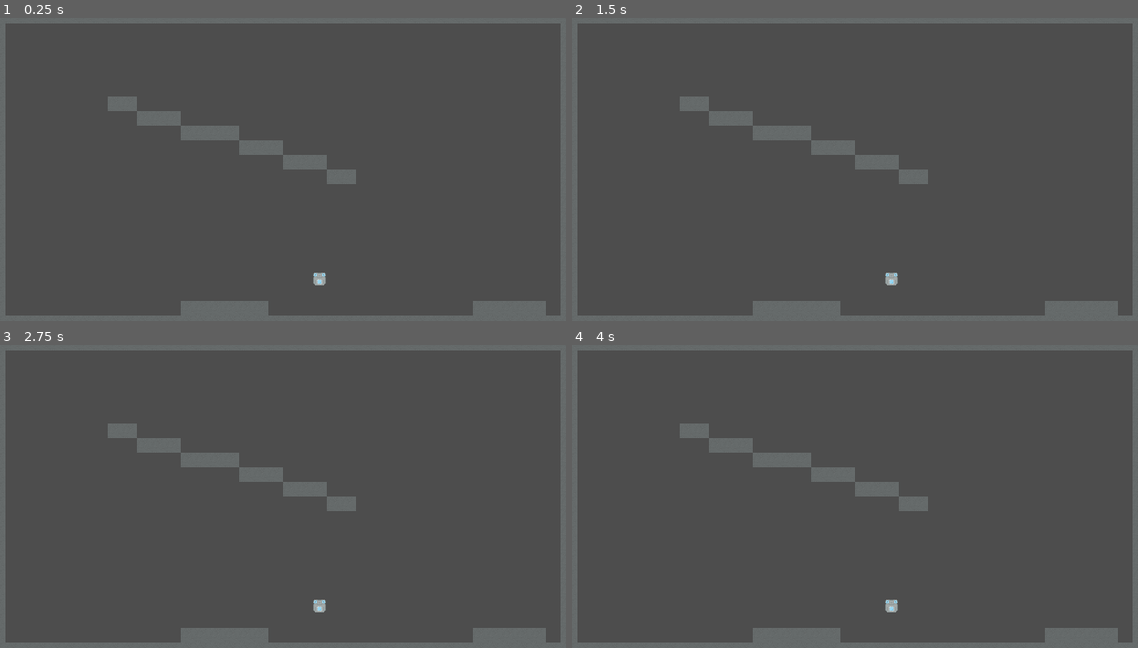
Above: before the commit, frames 1-4 (two rows, left to right).
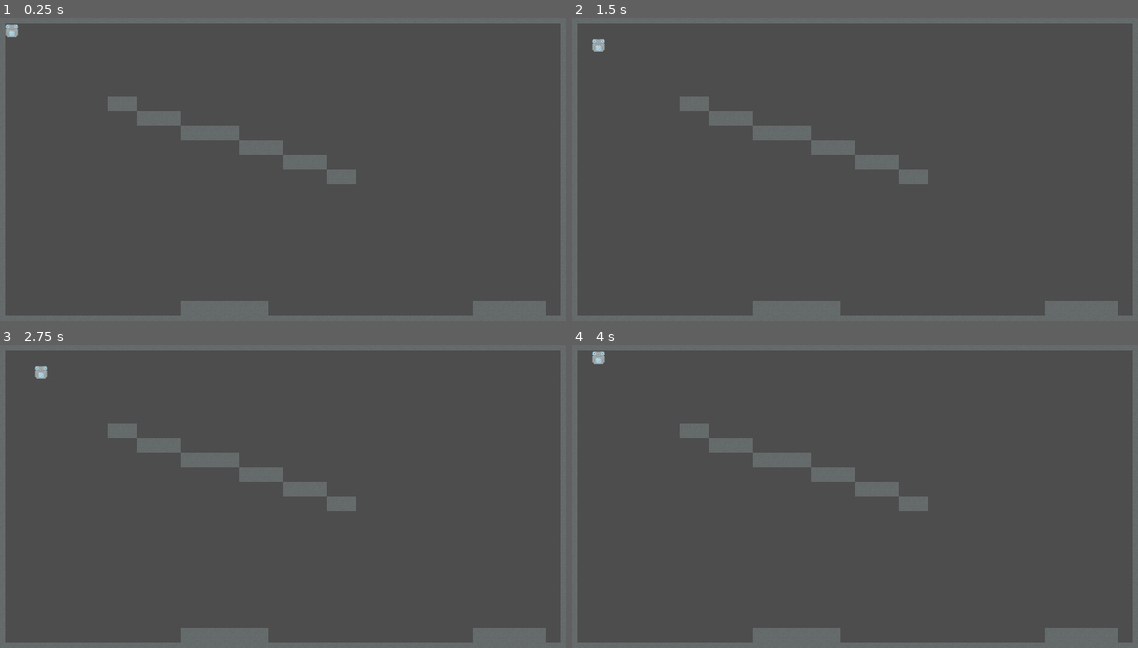
Above: after the commit, the same moments.

Repository: PhotonChaos/TemperatureBalance
Game: Godot game, scene res://main.tscn
The game is run twice, just before and just after one commit, with the same random seed, the same clock (stepped at 60 frames per second) and the same inputs.
Inputs:
- Up to frame 1 (0.25 s): no input
- Up to frame 2 (1.5 s): tap Enter at 0.5 s; hold Right (move_right) 0.53-1.28 s; tap Space at 1.25 s; hold Down (move_down) from 1.28 s (still down)
- Up to frame 3 (2.75 s): tap Enter at 2 s; release Down (move_down) at 2.03 s; hold Right (move_right) from 2.03 s (still down)
- Up to frame 4 (4 s): tap Space at 2.75 s; release Right (move_right) at 2.78 s; hold Up (move_up) 2.78-3.53 s; tap Enter at 3.5 s; hold Left (move_left) from 3.53 s (still down)

The runs differ from the first frame. In frame 1, 0.2% of the frame differs, in the area x 0-58%, y 2-89%; in frame 2, 0.2%; in frame 3, 0.2%; in frame 4, 0.2%.

Commit message:
Added level loading and controls

Diff:
--- a/Level.tscn
+++ b/Level.tscn
@@ -1,6 +1,7 @@
-[gd_scene load_steps=12 format=4 uid="uid://ce47jnwu70pcx"]
+[gd_scene load_steps=13 format=4 uid="uid://ce47jnwu70pcx"]
 
 [ext_resource type="Script" path="res://scripts/level.gd" id="1_d7yu2"]
+[ext_resource type="PackedScene" uid="uid://cvduu42wfa3t4" path="res://player.tscn" id="2_k4dkn"]
 [ext_resource type="Texture2D" uid="uid://dipmtp8tbets6" path="res://textures/Concrete.png" id="2_lfkjb"]
 [ext_resource type="Texture2D" uid="uid://d3sxfj2xq82x7" path="res://textures/Dirt.png" id="3_c60es"]
 [ext_resource type="Texture2D" uid="uid://sv486du6q603" path="res://textures/Grass.png" id="4_ml36j"]
@@ -30,6 +31,7 @@
 
 [node name="Level" type="Node2D"]
 script = ExtResource("1_d7yu2")
+player_template = ExtResource("2_k4dkn")
 
 [node name="LevelLayer" type="TileMapLayer" parent="."]
 tile_map_data = PackedByteArray("AAAAAAAAAAAAAAAAAAAAAAEAAAAAAAAAAAAAAAIAAAAAAAAAAAAAAAMAAAAAAAAAAAAAAAQAAAAAAAAAAAAAAA …(2288 unchanged characters)…
--- a/scripts/level.gd
+++ b/scripts/level.gd
@@ -5,10 +5,10 @@
 signal loss
 
 @export var level_name: String
-@export var player: Player
+@export var player_template: PackedScene
 
-@onready var level_tilemap = $LevelLayer as TileMap
-@onready var player_tilemap = $PlayerLayer as TileMap
+@onready var level_tilemap = $LevelLayer as TileMapLayer
+@onready var player_tilemap = $PlayerLayer as TileMapLayer
 
 # This is set on level startup by reading the tilemap
 var player_ref: Player
@@ -38,15 +38,31 @@
 	var valid = true
 
 	if not is_instance_valid(player_tilemap):
-		print("[color=red]ERROR: Missing player as child object. Make sure the player node is named 'Player'![/color]")
+		print("ERROR: Missing player as child object. Make sure the player node is named 'Player'!")
 		valid = false
 
 	if not is_instance_valid(level_tilemap):
-		print("[color=red]ERROR: Missing layout Tilemap child object. Make sure the map node is named 'Layout'![/color]")
+		print("ERROR: Missing layout Tilemap child object. Make sure the map node is named 'Layout'!")
 		valid = false
 
 	if not valid:
 		return
+
+	var player_start: Rect2i = player_tilemap.get_used_rect()
+
+	if player_start.get_area() > 1:
+		print("ERROR: Too many player cells!")
+		return
+	elif player_start.get_area() < 1:
+		print("ERROR: No player cell specified!")
+		return
+
+	player_ref = player_template.instantiate()
+	add_child(player_ref)
+
+	player_ref.position = Vector2(player_start.position.x + 1, player_start.position.y + 6)
+
+	player_tilemap.hide()
 
 	print("Loaded", level_name)
 
